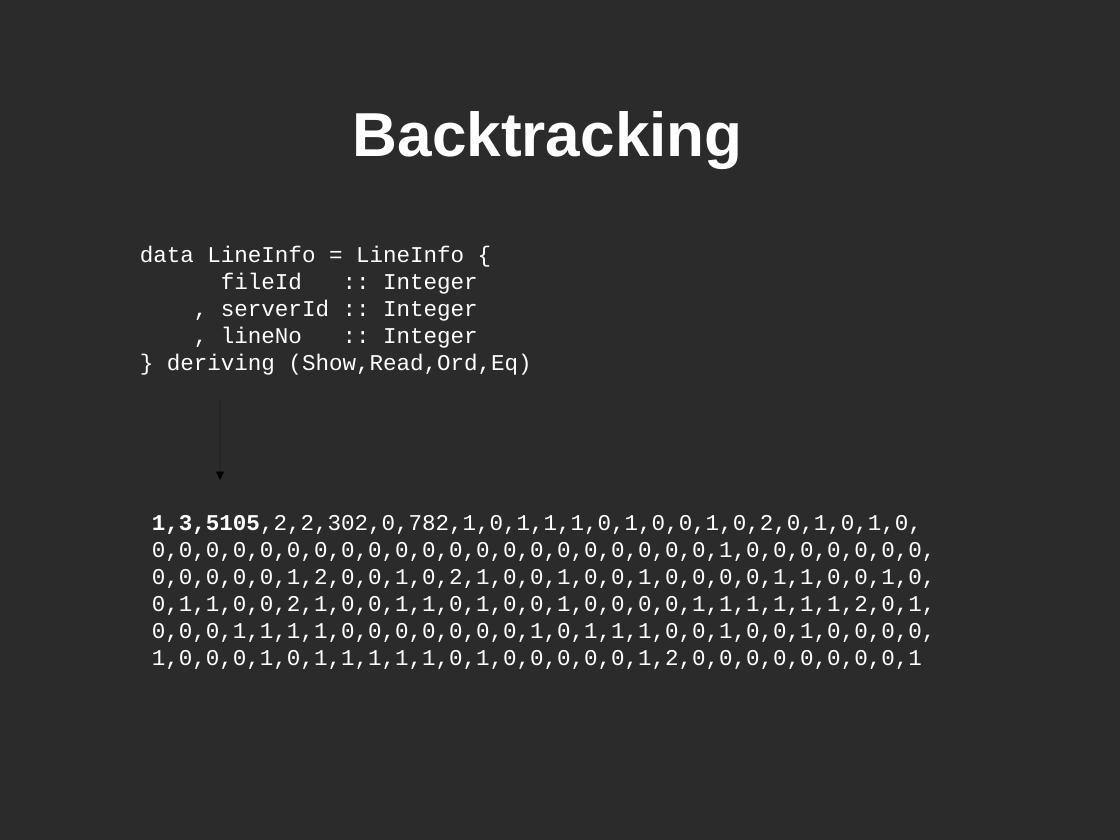
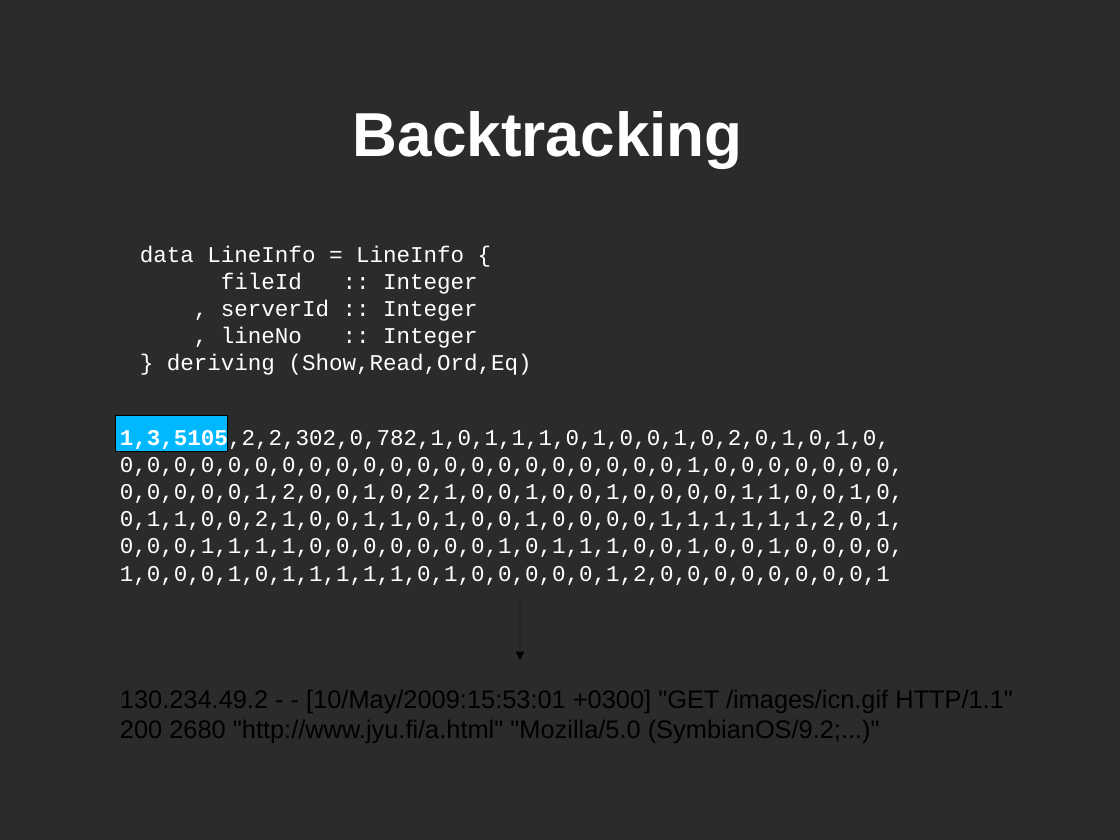
Before and after one commit to zouppen/gradu, a slide deck: slide 16 of esitykset/esitys_porissa_kesakuu.odp. Drawn at 1120x840 pixels with LibreOffice and Linux fonts; fonts in the diff are those of the drawing; background and template pictures are left out; a plain dark background stands for a picture behind light text. Boxes give left, top, right and bottom in pixels: in the first picture for what was removed or moved away, otherwise in the second. Text is boxed around its words. In the diff, an @@ line names an element or a change of style, - is before the commit and + after.

```diff
--- a/esitykset/esitys_porissa_kesakuu.odp
+++ b/esitykset/esitys_porissa_kesakuu.odp
@@ rectangle added at <box>116,416,228,451</box>, fill #00B8FF, outline #000000 0 pt @@
@@ arrow removed from (221, 400) to (221, 480) @@
@@ text "1,3,5105,2,2,302,0,782,1,0,1,1,1,0,1,0,0,1,0,2,0,1,0,1,0,": place and size @@
-text "1,3,5105,2,2,302,0,782,1,0,1,1,1,0,1,0,0,1,0,2,0,1,0,1,0," at <box>152,515,935,669</box>
+text "1,3,5105,2,2,302,0,782,1,0,1,1,1,0,1,0,0,1,0,2,0,1,0,1,0," at <box>120,429,903,585</box>
@@ arrow added from (520, 601) to (520, 661), #000000 0 pt @@
@@ text added at <box>120,690,1013,743</box>, 18 pt, text #000000 @@
+130.234.49.2 - - [10/May/2009:15:53:01 +0300] "GET /images/icn.gif HTTP/1.1" 200 2680 "http://www.jyu.fi/a.html" "Mozilla/5.0 (SymbianOS/9.2;...)"
```
Also in this commit, not shown: 1 other slide changed.
